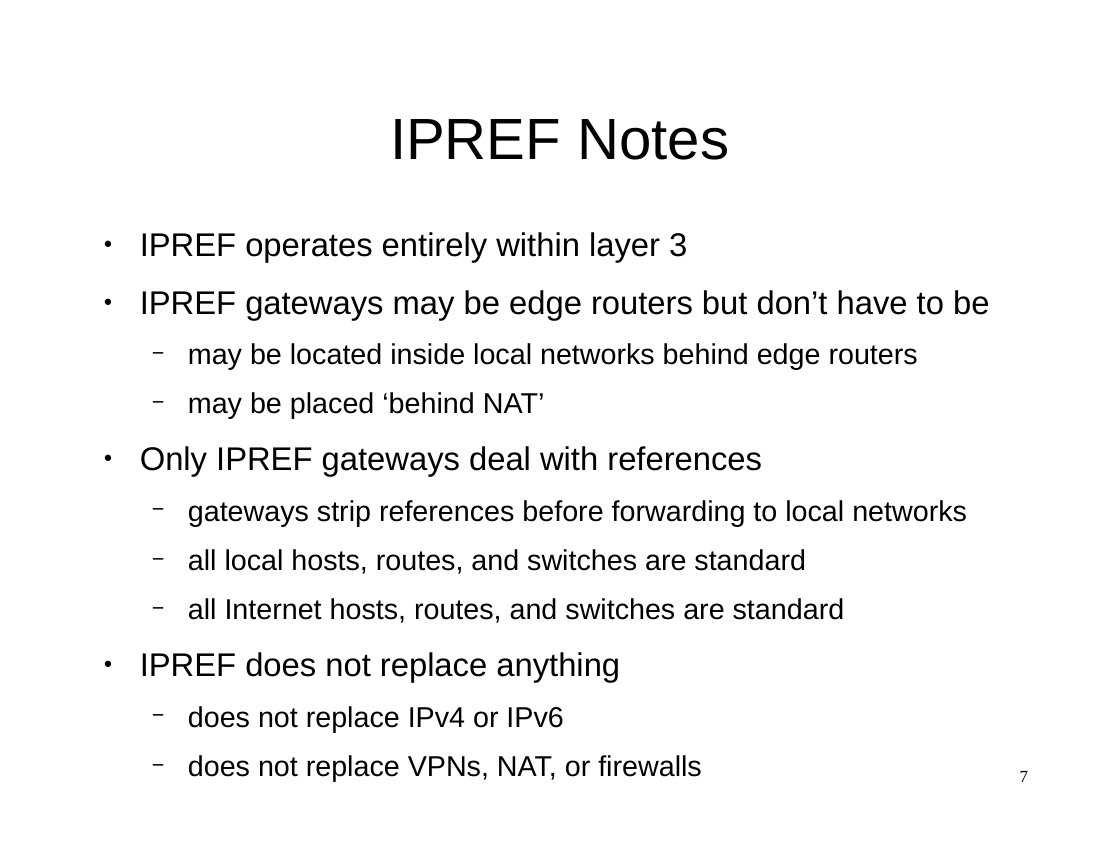
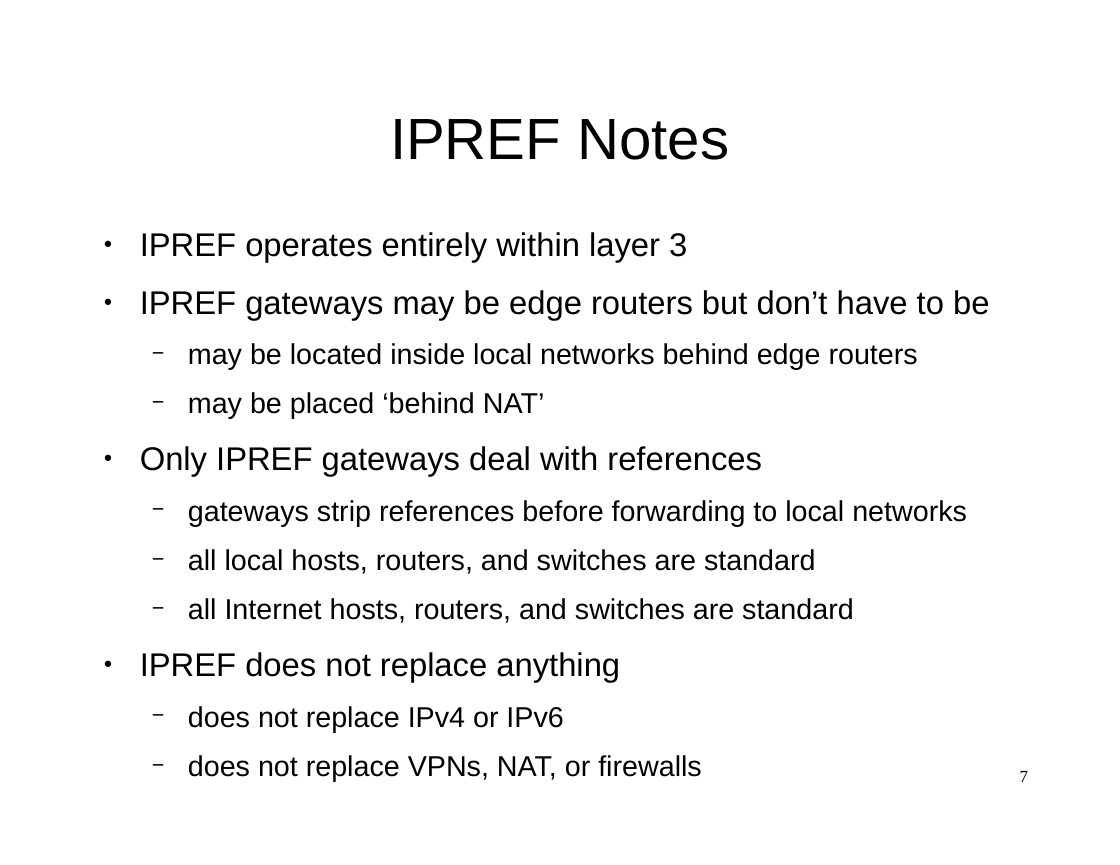
Before and after one commit to ipref/ietf, a slide deck: slide 7 of ipref.slides.ietf-116.yokohama.2023.odp. Drawn at 1120x865 pixels with LibreOffice and Linux fonts; fonts in the diff are those of the drawing. Boxes give left, top, right and bottom in pixels: in the first picture for what was removed or moved away, otherwise in the second. Text is boxed around its words. In the diff, an @@ line names an element or a change of style, - is before the commit and + after.

Commit message:
correct example hosts in Address Rewriting diagram and typos in last slide

```diff
--- a/ipref.slides.ietf-116.yokohama.2023.odp
+++ b/ipref.slides.ietf-116.yokohama.2023.odp
@@ text at (188,549,854,623): text changed @@
-  − all local hosts, routes, and switches are standard
-  − all Internet hosts, routes, and switches are standard
+  − all local hosts, routers, and switches are standard
+  − all Internet hosts, routers, and switches are standard
```
Also in this commit, not shown: 1 other slide changed.
